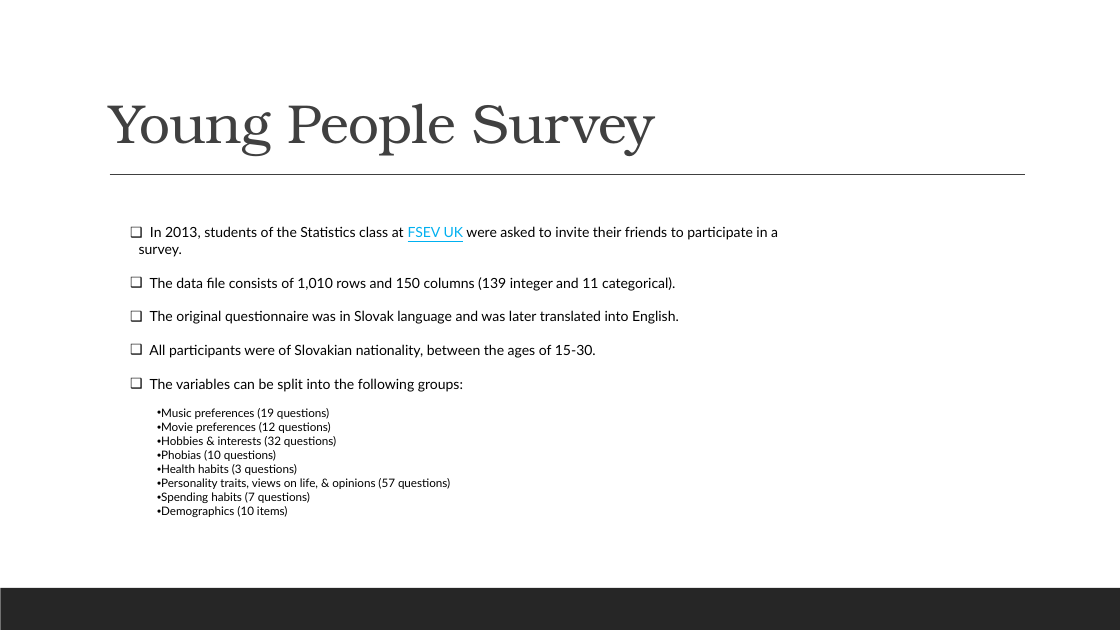
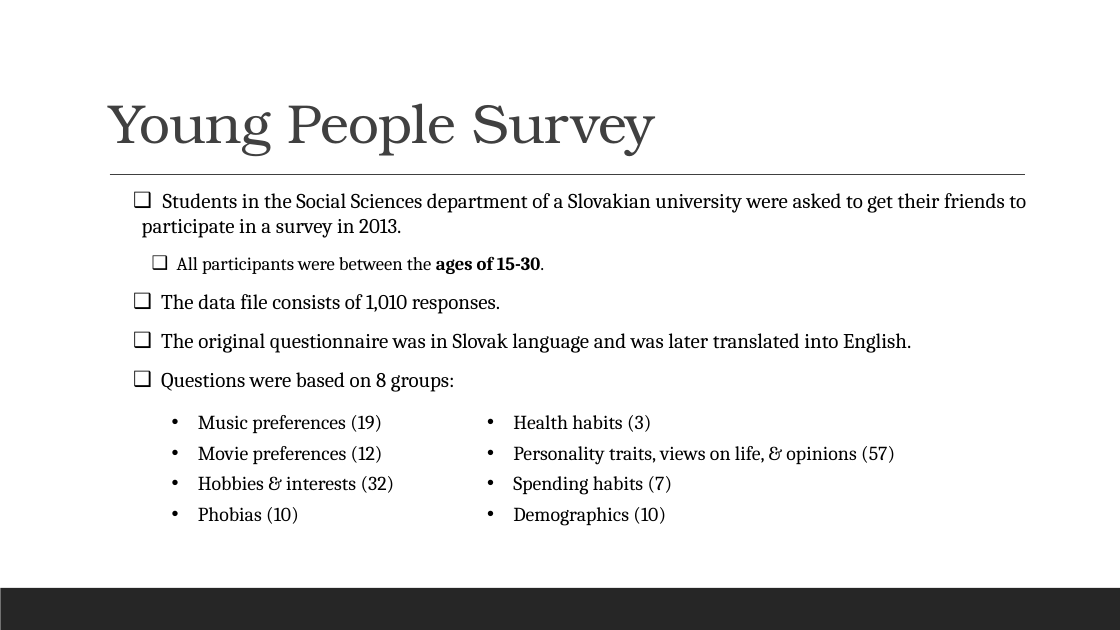
Before and after one commit to BDomogalla/machine-learning-project, a slide deck: slide 2 of machine_learning_pp.pptx. Drawn at 1120x630 pixels with LibreOffice and Linux fonts; fonts in the diff are those of the drawing. Boxes give left, top, right and bottom in pixels: in the first picture for what was removed or moved away, otherwise in the second. Text is boxed around its words. In the diff, an @@ line names an element or a change of style, - is before the commit and + after.

```diff
--- a/machine_learning_pp.pptx
+++ b/machine_learning_pp.pptx
@@ text "Students in the Social Sciences ...": place and size @@
-text "Students in the Social Sciences ..." at box(139, 226, 778, 517)
+text "Students in the Social Sciences ..." at box(142, 193, 1026, 392)
@@ text at box(142, 193, 1026, 314): text changed; size 12 to 18 pt; font Lato to Cambria @@
-❑ In 2013, students of the Statistics class at FSEV UK were asked to invite their friends to participate in a survey.
-❑ The data file consists of 1,010 rows and 150 columns (139 integer and 11 categorical).
+❑ Students in the Social Sciences department of a Slovakian university were asked to get their friends to participate in a survey in 2013.
+  ❑ All participants were between the ages of 15-30.
+❑ The data file consists of 1,010 responses.
@@ text at box(161, 333, 911, 353): size 12 to 18 pt, font Lato to Cambria in "The original questionnaire was in Slovak language ..." @@
@@ text at box(161, 372, 455, 392): text changed; size 10 to 18 pt; font Lato to Cambria @@
-❑ All participants were of Slovakian nationality, between the ages of 15-30.
-❑ The variables can be split into the following groups:
-  • Music preferences (19 questions)
-  • Movie preferences (12 questions)
-  • Hobbies & interests (32 questions)
-  • Phobias (10 questions)
-  • Health habits (3 questions)
-  • Personality traits, views on life, & opinions (57 questions)
-  • Spending habits (7 questions)
-  • Demographics (10 items)
+❑ Questions were based on 8 groups:
@@ text added at box(198, 415, 395, 524), 17 pt, text #000000 @@
+  • Music preferences (19)
+  • Movie preferences (12)
+  • Hobbies & interests (32)
+  • Phobias (10)
@@ text added at box(513, 415, 895, 526), 17 pt, text #000000 @@
+  • Health habits (3)
+  • Personality traits, views on life, & opinions (57)
+  • Spending habits (7)
+  • Demographics (10)
```
Also in this commit, not shown: 11 slides added, 1 slide removed, 6 other files.
